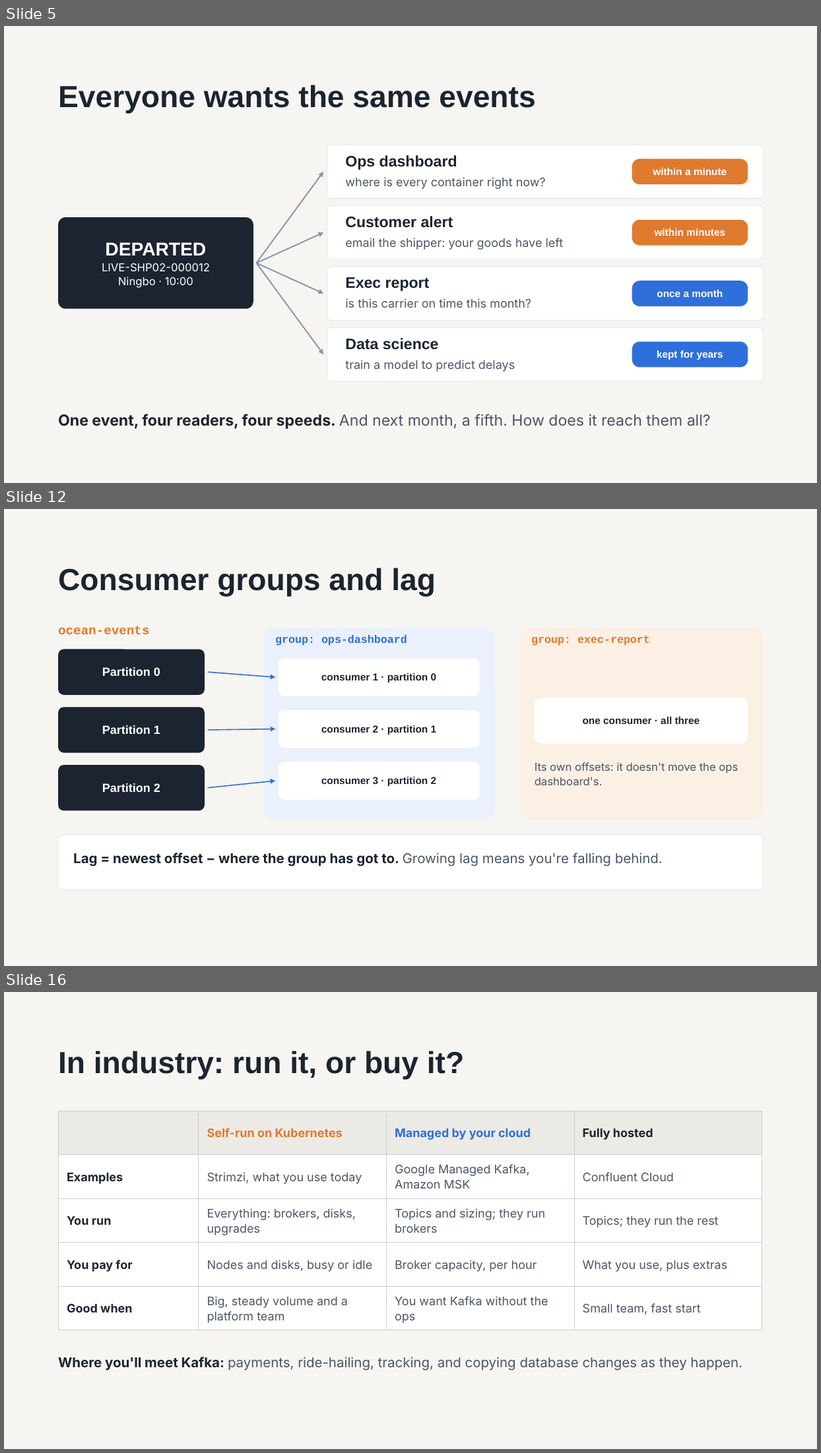
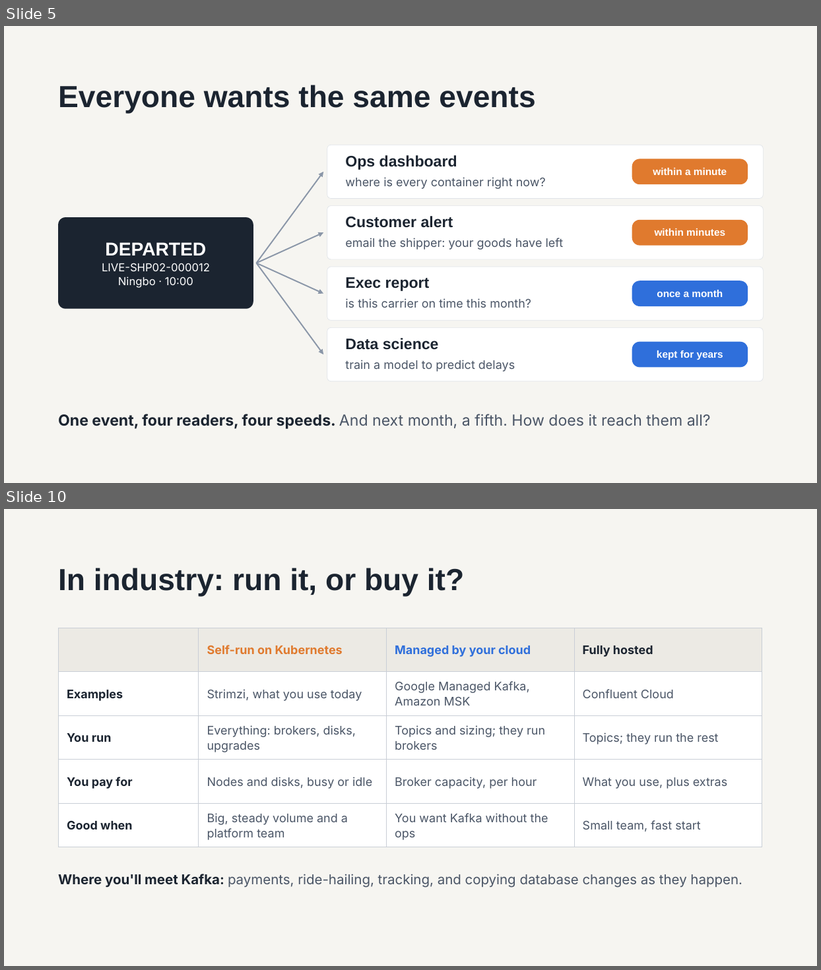
Before and after one commit to 1768SAIKUMAR/cloud-computing-srh, a slide deck: sessions/05-kafka-on-gke/slides/session-05-kafka-on-gke.pptx. Shown one above the other, each under a label of ours: slides 5, 12 and 16 before the commit, slides 5 and 10 after it; the slides between them are not shown. The pictures are 821x1453 and 821x970 pixels, drawn with LibreOffice and Linux fonts; fonts in the diff are those of the drawing. Boxes give left, top, right and bottom in pixels: in the first picture for what was removed or moved away, otherwise in the second. Text is boxed around its words. In the diff, an @@ line names an element or a change of style, - is before the commit and + after.

```diff
--- a/sessions/05-kafka-on-gke/slides/session-05-kafka-on-gke.pptx
+++ b/sessions/05-kafka-on-gke/slides/session-05-kafka-on-gke.pptx
@@ slide 12 removed at (x1=4, y1=509, x2=817, y2=966), background #F6F5F1 @@
@@ title removed at (x1=58, y1=568, x2=436, y2=597) @@
-Consumer groups and lag
@@ text removed at (x1=58, y1=626, x2=149, y2=634) @@
-ocean-events
@@ rounded rectangle removed at (x1=263, y1=628, x2=495, y2=820) @@
@@ text removed at (x1=275, y1=635, x2=407, y2=646) @@
-group: ops-dashboard
@@ rounded rectangle removed at (x1=519, y1=628, x2=764, y2=820) @@
@@ text removed at (x1=531, y1=636, x2=650, y2=646) @@
-group: exec-report
@@ rounded rectangle removed at (x1=58, y1=650, x2=205, y2=695) @@
-Partition 0
@@ rounded rectangle removed at (x1=279, y1=658, x2=480, y2=696) @@
-consumer 1 · partition 0
@@ arrow removed from (208, 672) to (275, 677) @@
@@ rounded rectangle removed at (x1=535, y1=698, x2=748, y2=744) @@
-one consumer · all three
@@ rounded rectangle removed at (x1=58, y1=707, x2=205, y2=753) @@
-Partition 1
@@ rounded rectangle removed at (x1=279, y1=710, x2=480, y2=748) @@
-consumer 2 · partition 1
@@ arrow removed from (208, 730) to (275, 729) @@
@@ rounded rectangle removed at (x1=58, y1=765, x2=205, y2=811) @@
-Partition 2
@@ rounded rectangle removed at (x1=279, y1=762, x2=480, y2=800) @@
-consumer 3 · partition 2
@@ text removed at (x1=535, y1=762, x2=738, y2=786) @@
-Its own offsets: it doesn't move the ops dashboard's.
@@ arrow removed from (208, 788) to (275, 781) @@
@@ rounded rectangle removed at (x1=58, y1=835, x2=764, y2=890) @@
@@ text removed at (x1=73, y1=853, x2=663, y2=867) @@
-Lag = newest offset − where the group has got to. Growing lag means you're falling behind.
@@ what was slide 16 is now slide 10 @@
```
Also in this commit, not shown: 3 slides changed, 2 slides added, 7 other slides removed.
